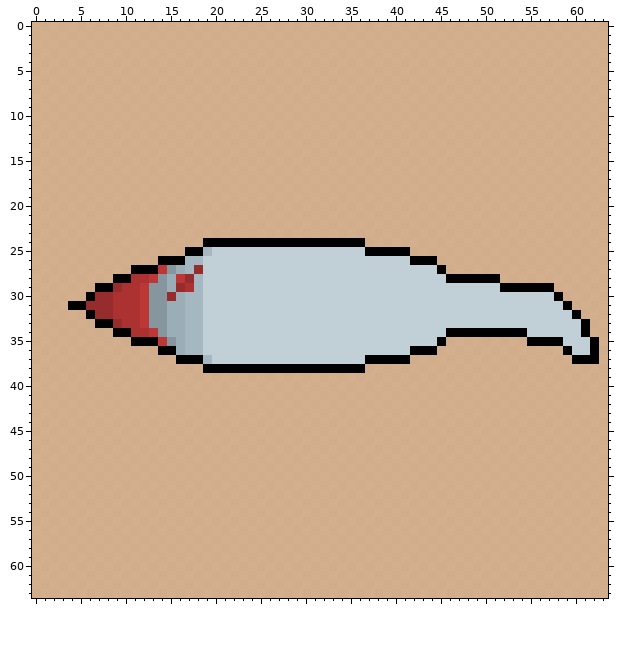
One commit to this pixel-art file: Art Archive/Project Files/3_Divebomber Bat/divebomber_bat-default.aseprite. The picture above is the old version.
64x64 pixels, 1 frame.
The same view after the edit:
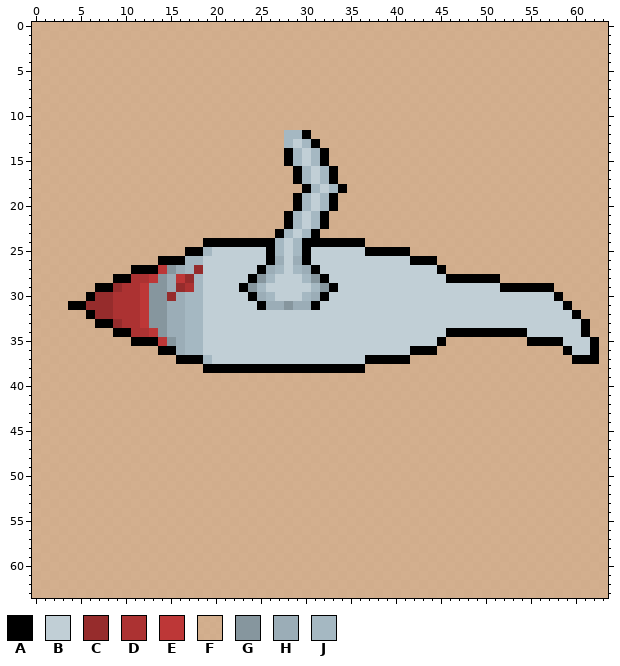
Palette (. is transparent): A #000000  B #c1cfd6  C #962c2c  D #ac3232  E #bd3737  F #eec39ad6  G #86969e  H #9badb7  J #a5b8c2
The author wrote: Update divebomber_bat-default.aseprite added frame, base color, and arm (no fingers yet)
The exact change:
layer "body/basecolor" added
layer "body/base" added
layer "Group 1/arm" added
layer "basecolor" removed
layer "base" removed
--- layer "Group 1/arm"
@@ x 21..36 @@
 11 FFFFFFFFFFFFFFFF
-12 FFFFFFFFFFFFFFFF
-13 FFFFFFFFFFFFFFFF
-14 FFFFFFFFFFFFFFFF
-15 FFFFFFFFFFFFFFFF
-16 FFFFFFFFFFFFFFFF
-17 FFFFFFFFFFFFFFFF
-18 FFFFFFFFFFFFFFFF
-19 FFFFFFFFFFFFFFFF
-20 FFFFFFFFFFFFFFFF
-21 FFFFFFFFFFFFFFFF
-22 FFFFFFFFFFFFFFFF
-23 FFFFFFFFFFFFFFFF
-24 AAAAAAAAAAAAAAAA
-25 BBBBBBBBBBBBBBBB
-26 BBBBBBBBBBBBBBBB
-27 BBBBBBBBBBBBBBBB
-28 BBBBBBBBBBBBBBBB
-29 BBBBBBBBBBBBBBBB
-30 BBBBBBBBBBBBBBBB
-31 BBBBBBBBBBBBBBBB
+12 FFFFFFFJJAFFFFFF
+13 FFFFFFFJBJAFFFFF
+14 FFFFFFFAJBJAFFFF
+15 FFFFFFFAJBJAFFFF
+16 FFFFFFFFAJBJAFFF
+17 FFFFFFFFAJBJAFFF
+18 FFFFFFFFFAJBJAFF
+19 FFFFFFFFAJBJAFFF
+20 FFFFFFFFAJBJAFFF
+21 FFFFFFFAJBJAFFFF
+22 FFFFFFFAJBJAFFFF
+23 FFFFFFAJBJAFFFFF
+24 AAAAAAJBJAAAAAAA
+25 BBBBBAJBJABBBBBB
+26 BBBBBAHBHABBBBBB
+27 BBBBAHJBJHABBBBB
+28 BBBAGJBBBJGABBBB
+29 BBAGJBBBBBJGABBB
+30 BBBAHJBBBJHABBBB
+31 BBBBAHHGHHABBBBB
 32 BBBBBBBBBBBBBBBB
Boxes around the changes in both pictures, in picture pixels (x1, y1, x2, y2):
changed: (239, 130, 347, 310)
